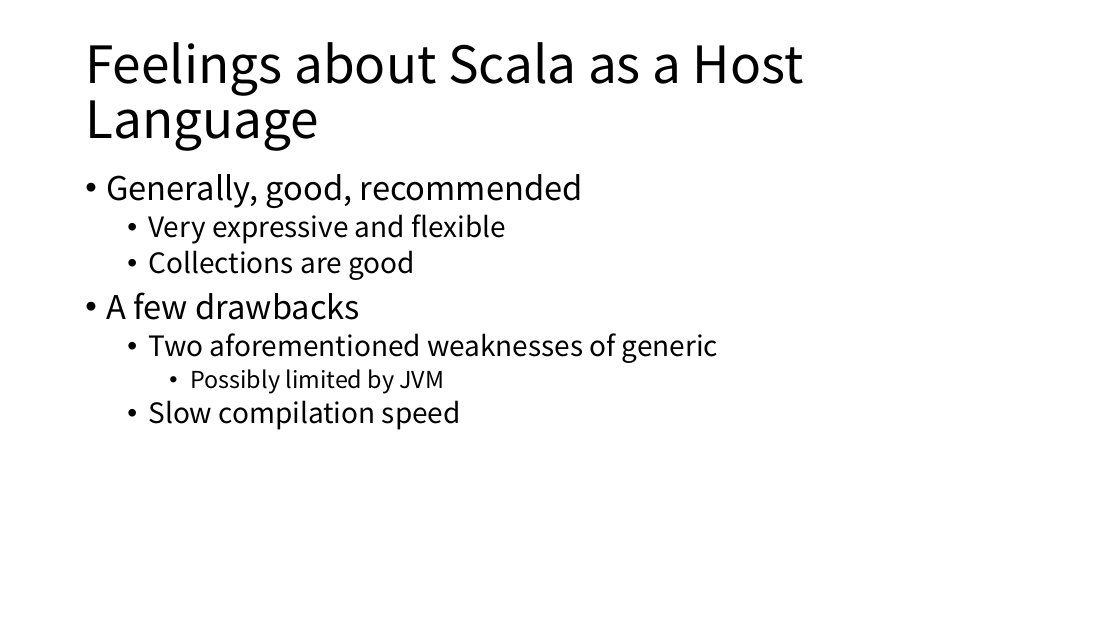
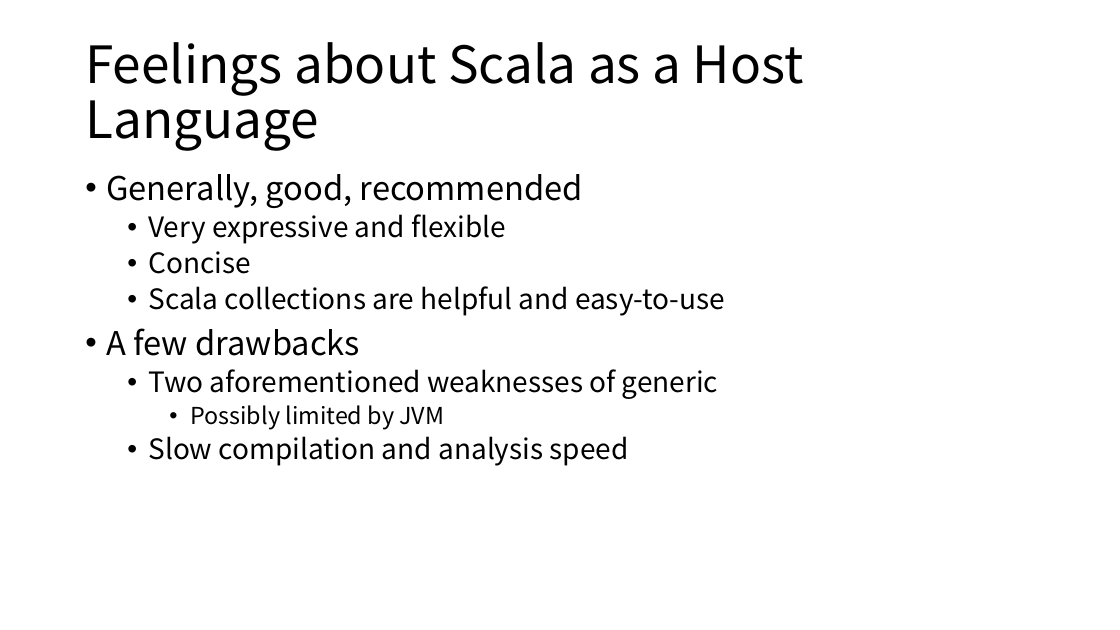
Before and after one commit to ZhenbangYou/A-Functional-Language-for-Parallel-Computing, a slide deck: slide 33 of A Functional Language for Parallel Computing.pptx. Drawn at 1120x630 pixels with LibreOffice and Linux fonts; fonts in the diff are those of the drawing. Boxes give left, top, right and bottom in pixels: in the first picture for what was removed or moved away, otherwise in the second. Text is boxed around its words. In the diff, an @@ line names an element or a change of style, - is before the commit and + after.

```diff
--- a/A Functional Language for Parallel Computing.pptx
+++ b/A Functional Language for Parallel Computing.pptx
@@ text at <box>148,251,725,316</box>: text changed @@
-  • Collections are good
+  • Concise
+  • Scala collections are helpful and easy-to-use
@@ text at <box>148,436,629,466</box>: text changed @@
-  • Slow compilation speed
+  • Slow compilation and analysis speed
```
Also in this commit, not shown: 11 other slides changed, 1 slide added, 1 slide removed.
